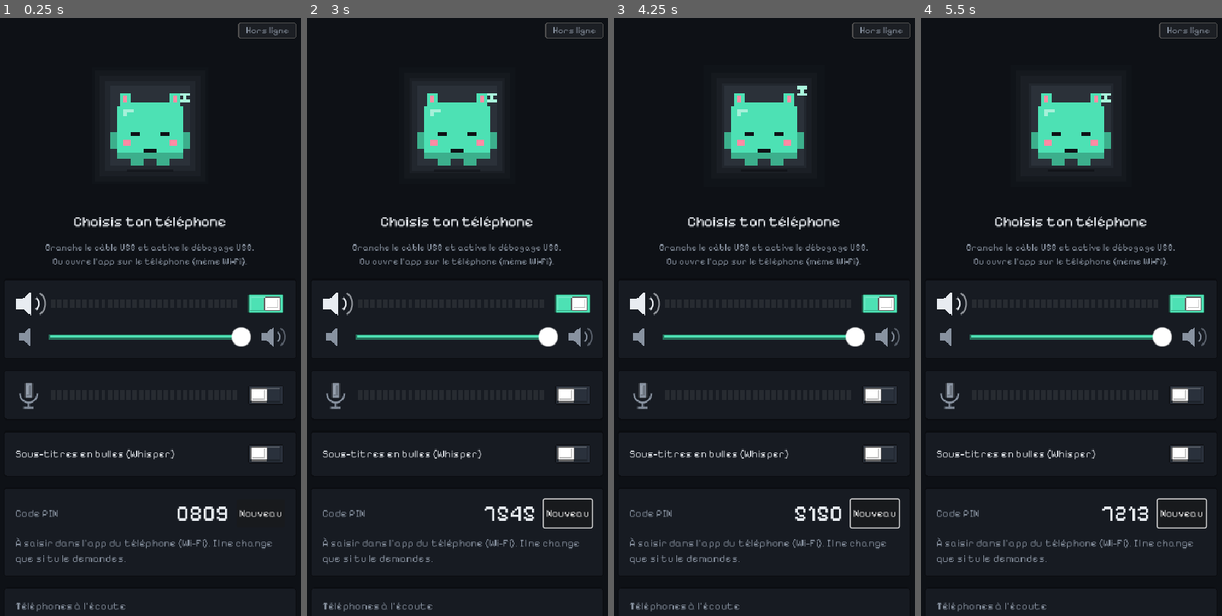
Above: before the commit, frames 1-4 (left to right).
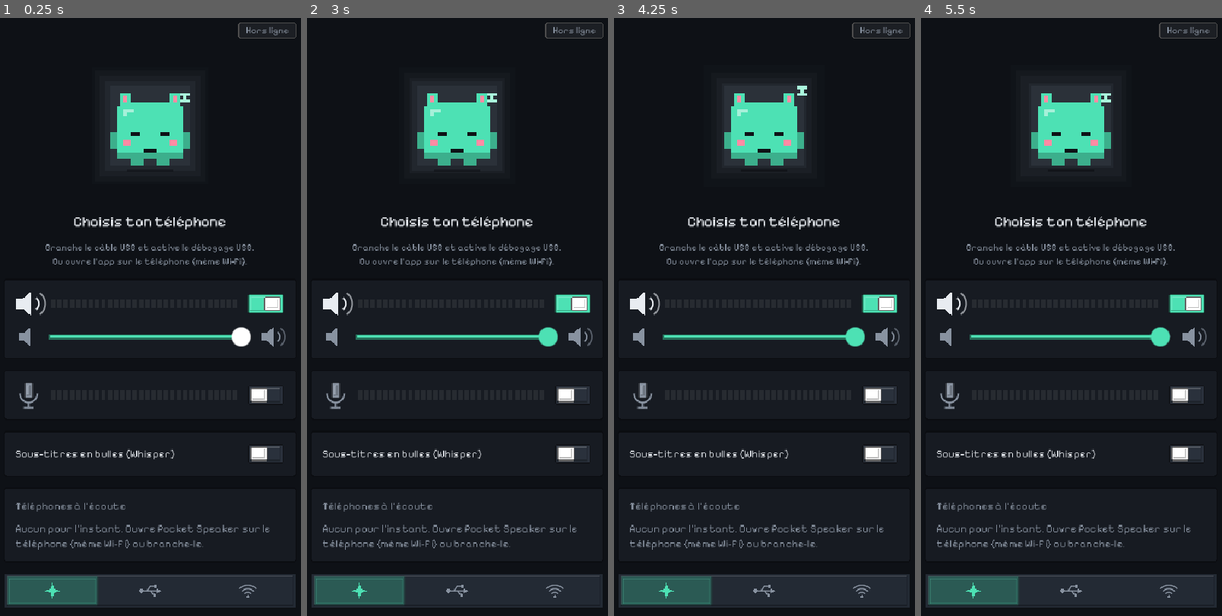
Above: after the commit, the same moments.

Repository: goodview-software/pocket-speaker
Game: Godot game, scene res://boot.tscn
Same seed, same stepped clock (60 frames per second), same inputs: the game is played once before the commit and once after it.
Inputs (mouse positions are in pixels of both pictures, inside the frame that each line leads up to):
- Up to frame 1 (0.25 s): no input
- Up to frame 2 (3 s): click (568, 514) at 0.5 s, where only the run before the commit has a clickable "Nouveau"; tap Enter (ui_accept) at 1.25, 1.52, 2, 2.27 s; move the mouse to (457, 311) at 1.27 s; hold Right 1.28-2.03 s; tap Tab at 1.35, 2.85 s; click (457, 311) at 1.42 s; move the mouse to (394, 340) at 2.02 s; hold Left 2.03-2.78 s; tap Space at 2.1 s; move the mouse to (487, 179) at 2.77 s; hold Right from 2.78 s (still down)
- Up to frame 3 (4.25 s): keep holding Right; move the mouse to (749, 430) at 3.52 s; tap Space at 3.6 s; click (749, 430) at 3.67 s; tap Enter (ui_accept) at 3.77 s
- Up to frame 4 (5.5 s): move the mouse to (1164, 400) at 4.27 s; release Right at 4.28 s; hold Left from 4.28 s (still down); tap Tab at 4.35 s; tap Enter (ui_accept) at 4.52, 5, 5.27 s; move the mouse to (975, 221) at 5.02 s; tap Space at 5.1 s

The runs differ from the first frame. In frame 1, 4.7% of the frame differs, in the area x 1-99%, y 81-100%; in frame 2, 5.0%; in frame 3, 5.0%, in the area x 1-99%, y 51-100%; in frame 4, 4.9%.

Commit message:
Plus de code PIN : connexion directe au premier téléphone proposé
Co-Authored-By: Claude Sonnet 5.5 <noreply@anthropic.com>

Diff:
--- a/main.gd
+++ b/main.gd
@@ -401,7 +401,6 @@
 		link_mode = int(cf.get_value("net", "mode", 0))
 		vol = float(cf.get_value("audio", "vol", 1.0))
 		pin = str(cf.get_value("net", "pin", ""))
-		phone_pin = str(cf.get_value("net", "phone_pin", ""))
 		last_name = str(cf.get_value("net", "last", ""))
 		want_subs = bool(cf.get_value("audio", "subs", false))
 	if pin == "":
@@ -650,45 +649,7 @@
 		bubbles.offset_bottom = -40
 		add_child(bubbles)
 
-	if is_phone:
-		var cp := _card(content)
-		var lp := Label.new()
-		lp.text = "Code du PC (affiché sur le PC)"
-		lp.add_theme_color_override("font_color", C_DIM)
-		cp.add_child(lp)
-		var le := LineEdit.new()
-		le.placeholder_text = "vide = tout PC accepté"
-		le.max_length = 8
-		le.virtual_keyboard_type = LineEdit.KEYBOARD_TYPE_NUMBER
-		le.text = phone_pin
-		le.add_theme_font_size_override("font_size", 26)
-		le.text_changed.connect(func(t: String):
-			phone_pin = t.strip_edges()
-			_save_pref())
-		cp.add_child(le)
 	if not is_phone:
-		var cpin := _card(content)
-		var hp := HBoxContainer.new()
-		hp.add_theme_constant_override("separation", 12)
-		cpin.add_child(hp)
-		var lk := Label.new()
-		lk.text = "Code PIN"
-		lk.add_theme_color_override("font_color", C_DIM)
-		lk.size_flags_horizontal = Control.SIZE_EXPAND_FILL
-		hp.add_child(lk)
-		pin_lbl = Label.new()
-		pin_lbl.text = pin
-		pin_lbl.add_theme_font_size_override("font_size", 34)
-		hp.add_child(pin_lbl)
-		var nb := Button.new()
-		nb.text = "Nouveau"
-		nb.pressed.connect(_new_pin)
-		hp.add_child(nb)
-		var hint := Label.new()
-		hint.text = "À saisir dans l'app du téléphone (Wi-Fi). Il ne change que si tu le demandes."
-		hint.autowrap_mode = TextServer.AUTOWRAP_WORD_SMART
-		hint.add_theme_color_override("font_color", C_DIM)
-		cpin.add_child(hint)
 		var cph := _card(content)
 		var lt := Label.new()
 		lt.text = "Téléphones à l'écoute"
@@ -956,7 +917,7 @@
 		peer = np
 		rxbuf.clear()
 		linked = false
-		authed = phone_pin == "" or np.get_connected_host() == "127.0.0.1"
+		authed = true
 	if peer != null:
 		peer.poll()
 		var st := peer.get_status()
@@ -1149,6 +1110,8 @@
 		sig += "|" + d["key"] + d["name"]
 	if test_mode and chosen == "" and not list.is_empty():
 		chosen = list[0]["key"]
+	if chosen == "" and not user_disc and not list.is_empty() and last_name == "":
+		chosen = list[0]["key"]  # un seul clic en moins : on se connecte au premier téléphone proposé
 	if chosen == "" and not user_disc and last_name != "":
 		for d in list:
 			if d["name"].begins_with(last_name):
